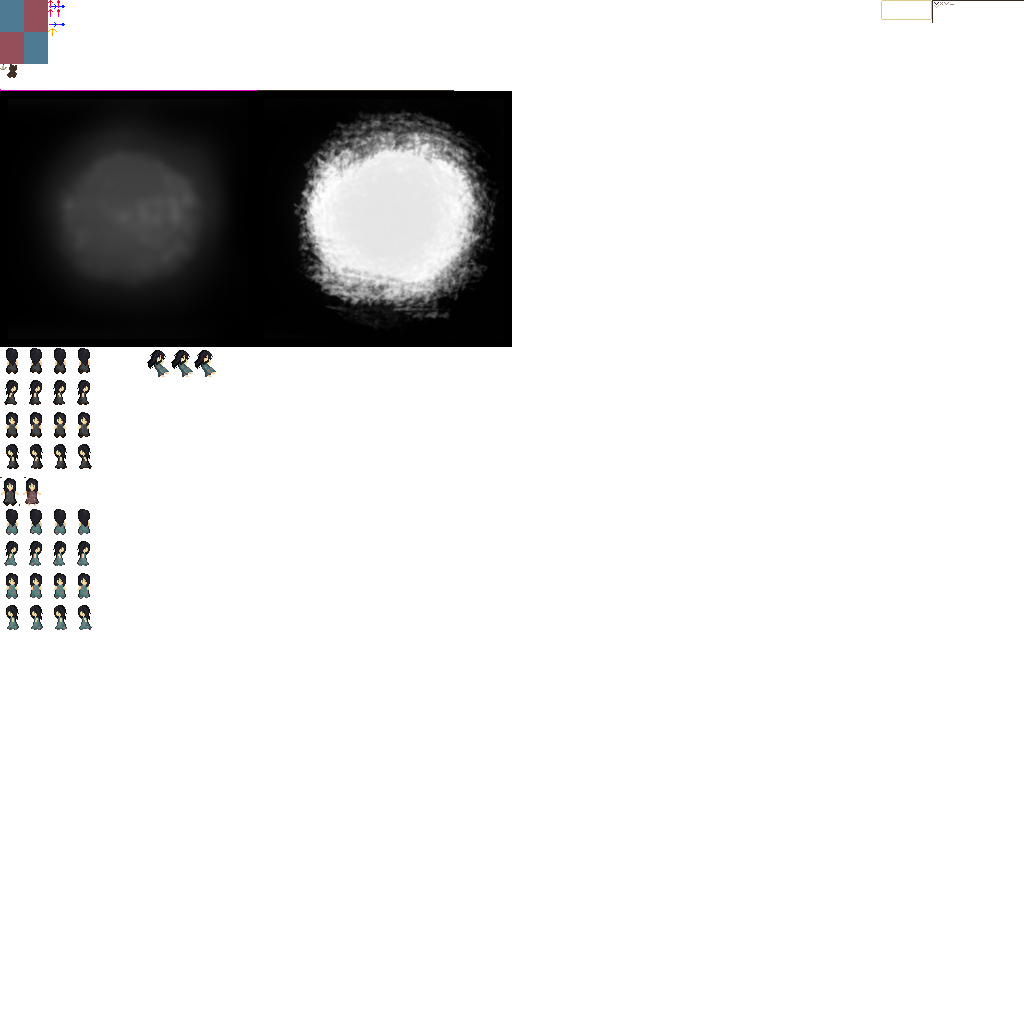
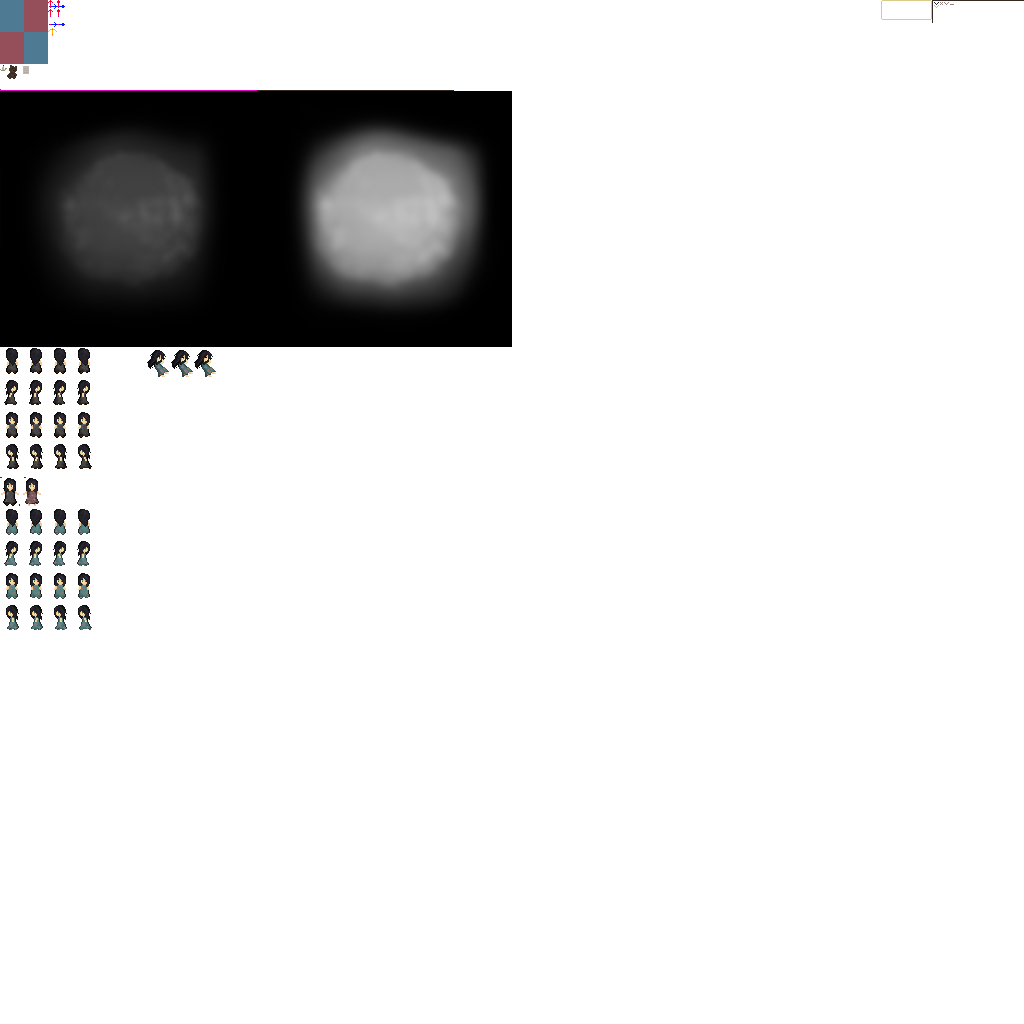
Before/after of a 1024×1024 layered artwork. What changed in the layer stack:
renamed "Paint Layer 1 (pasted)" to "root Merged", painted on it over [0, 64, 504, 339]
removed layer "Background" over [0, 64, 504, 339]
